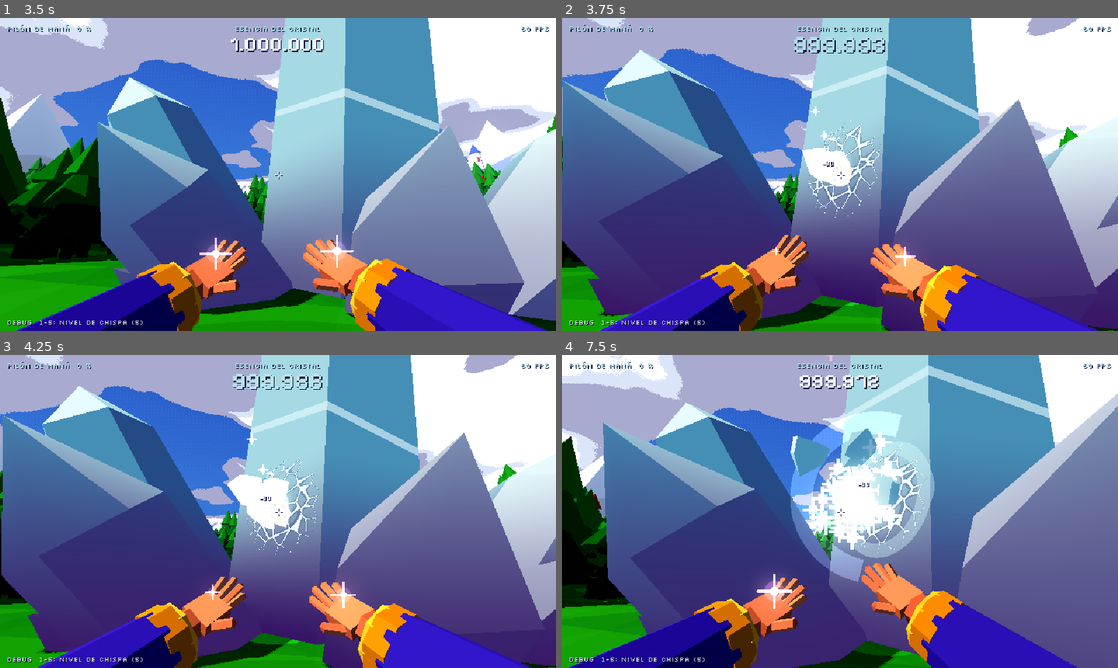
Above: before the commit, frames 1-4 (two rows, left to right).
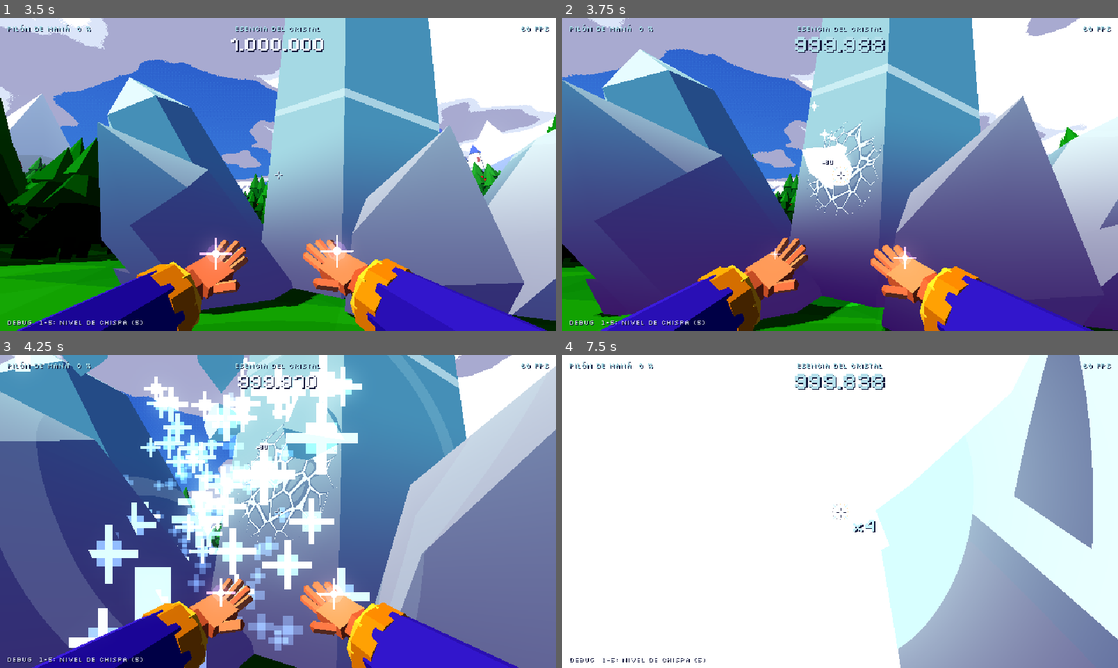
Above: after the commit, the same moments.

Repository: Gon-Analista/can-you-destroy-it
Game: Godot game, scene res://main/main.tscn
The game is run twice, just before and just after one commit, with the same random seed, the same clock (stepped at 60 frames per second) and the same inputs.
Inputs (mouse positions are in pixels of both pictures, inside the frame that each line leads up to):
- Up to frame 1 (3.5 s): tap Enter at 0.5 s; move the mouse to (400, 158) at 0.52 s; press the mouse at (400, 158) at 0.53 s; hold D (move_right) 0.53-1.28 s; move the mouse to (250, 174) at 1.27 s; release the mouse at (250, 174) at 1.28 s; hold W (move_forward) from 1.28 s (still down); right-click (250, 174) at 1.35 s; move the mouse to (289, 168) at 2.02 s; tap 1 at 2.1 s; move the mouse to (272, 180) at 2.77 s; tap 5 at 2.85 s
- Up to frame 2 (3.75 s): keep holding W (move_forward); move the mouse to (878, 177) at 3.52 s; press the mouse at (878, 177) at 3.53 s
- Up to frame 3 (4.25 s): keep holding W (move_forward)
- Up to frame 4 (7.5 s): move the mouse to (795, 508) at 4.27 s; release the mouse at (795, 508) at 4.28 s; right-click (795, 508) at 4.35 s; move the mouse to (845, 511) at 5.02 s; tap 1 at 5.1 s; move the mouse to (817, 505) at 5.77 s; release W (move_forward) at 5.78 s; hold D (move_right) 5.78-6.53 s; tap 5 at 5.85 s; move the mouse to (867, 511) at 6.52 s; press the mouse at (867, 511) at 6.53 s; hold W (move_forward) from 6.53 s (still down); move the mouse to (812, 511) at 7.27 s; release the mouse at (812, 511) at 7.28 s; right-click (812, 511) at 7.35 s

Frame 1 is identical in both runs. In frame 2, 4.8% of the frame differs, in the area x 0-100%, y 0-100%; in frame 3, 67%; in frame 4, 93%.

Commit message:
Arregla el tiempo congelado tras un hit-stop
La liberación del hit-stop se perdía si el temporizador terminaba antes
del milisegundo previsto. Ahora se reprograma, hay un tope de 0,5 s y una
red de seguridad en main.gd. Añade test de regresión.

Co-Authored-By: Claude Opus 5.5 <noreply@anthropic.com>
Claude-Session: https://claude.ai/code/session_01UcRKzvYtVDv1ShRzBAKtHD

Diff:
--- a/game/fx/hit_stop.gd
+++ b/game/fx/hit_stop.gd
@@ -2,20 +2,41 @@
 extends RefCounted
 ## Congelado breve del tiempo de juego al impactar (hit-stop). Si se encadenan varios,
 ## se respeta el que termina más tarde.
+##
+## Importante: la liberación nunca puede perderse. Si el temporizador termina antes de lo previsto
+## (redondeo de milisegundos), se reprograma por el tiempo que falte; y si algo falla, un tope de
+## seguridad devuelve la escala a 1 sí o sí.
+
+const MAX_FREEZE_SEC: float = 0.5
 
 static var _until_msec: int = 0
+static var _tree: SceneTree
 
 
 static func trigger(tree: SceneTree, duration_sec: float, time_scale: float = 0.05) -> void:
 	if duration_sec <= 0.0:
 		return
-	var end: int = Time.get_ticks_msec() + int(duration_sec * 1000.0)
+	_tree = tree
+	duration_sec = minf(duration_sec, MAX_FREEZE_SEC)
+	var end: int = Time.get_ticks_msec() + int(ceil(duration_sec * 1000.0))
 	_until_msec = maxi(_until_msec, end)
 	Engine.time_scale = time_scale
-	# El temporizador ignora la escala de tiempo: dura `duration_sec` reales.
-	tree.create_timer(duration_sec, true, false, true).timeout.connect(_release)
+	_schedule(duration_sec)
+
+
+## True mientras el hit-stop está activo.
+static func is_active() -> bool:
+	return Time.get_ticks_msec() < _until_msec
+
+
+static func _schedule(seconds: float) -> void:
+	# El temporizador ignora la escala de tiempo: dura `seconds` reales.
+	_tree.create_timer(maxf(seconds, 0.001), true, false, true).timeout.connect(_release)
 
 
 static func _release() -> void:
-	if Time.get_ticks_msec() >= _until_msec:
-		Engine.time_scale = 1.0
+	var remaining_ms: int = _until_msec - Time.get_ticks_msec()
+	if remaining_ms > 0 and remaining_ms <= int(MAX_FREEZE_SEC * 1000.0):
+		_schedule(remaining_ms / 1000.0)
+		return
+	Engine.time_scale = 1.0
--- a/game/main/main.gd
+++ b/game/main/main.gd
@@ -48,7 +48,7 @@
 	)
 	add_child(timer)
 	if args.has("--report"):
-		get_tree().create_timer(4.0).timeout.connect(_print_report)
+		get_tree().create_timer(4.0, true, false, true).timeout.connect(_print_report)
 
 
 func _print_report() -> void:
@@ -58,16 +58,23 @@
 			shards += 1
 	print(
 		(
-			"REPORT draw_calls=%d objects=%d primitives=%d physics_active=%d shards_moving=%d"
+			"REPORT draw_calls=%d objects=%d primitives=%d physics_active=%d shards_moving=%d time_scale=%.2f"
 			% [
 				Performance.get_monitor(Performance.RENDER_TOTAL_DRAW_CALLS_IN_FRAME),
 				Performance.get_monitor(Performance.RENDER_TOTAL_OBJECTS_IN_FRAME),
 				Performance.get_monitor(Performance.RENDER_TOTAL_PRIMITIVES_IN_FRAME),
 				Performance.get_monitor(Performance.PHYSICS_3D_ACTIVE_OBJECTS),
 				shards,
+				Engine.time_scale,
 			]
 		)
 	)
+
+
+func _process(_delta: float) -> void:
+	# Red de seguridad: el tiempo nunca se queda ralentizado fuera de un hit-stop.
+	if Engine.time_scale != 1.0 and not HitStop.is_active():
+		Engine.time_scale = 1.0
 
 
 func _unhandled_input(event: InputEvent) -> void:
--- /dev/null
+++ b/game/tests/smoke/hit_stop_smoke.gd
@@ -0,0 +1,21 @@
+extends SceneTree
+## Regresión: el tiempo se quedaba congelado tras un hit-stop.
+## Encadena hit-stops con duraciones que provocan redondeo y comprueba que la escala vuelve a 1.
+## godot --headless --path game --script res://tests/smoke/hit_stop_smoke.gd
+
+var _frames: int = 0
+
+
+func _init() -> void:
+	for d: float in [0.025, 0.09, 0.0251, 0.001, 0.3]:
+		HitStop.trigger(self, d)
+
+
+func _process(_delta: float) -> bool:
+	_frames += 1
+	if _frames < 120:
+		return false
+	var ok: bool = is_equal_approx(Engine.time_scale, 1.0)
+	print("hit_stop_smoke: %s" % ("OK" if ok else "FALLO (time_scale=%f)" % Engine.time_scale))
+	quit(0 if ok else 1)
+	return false
Not shown, added: game/tests/smoke/hit_stop_smoke.gd.uid
Not shown, changed: .agents/dev_guidelines.md
Not shown, changed: CHANGELOG.md
